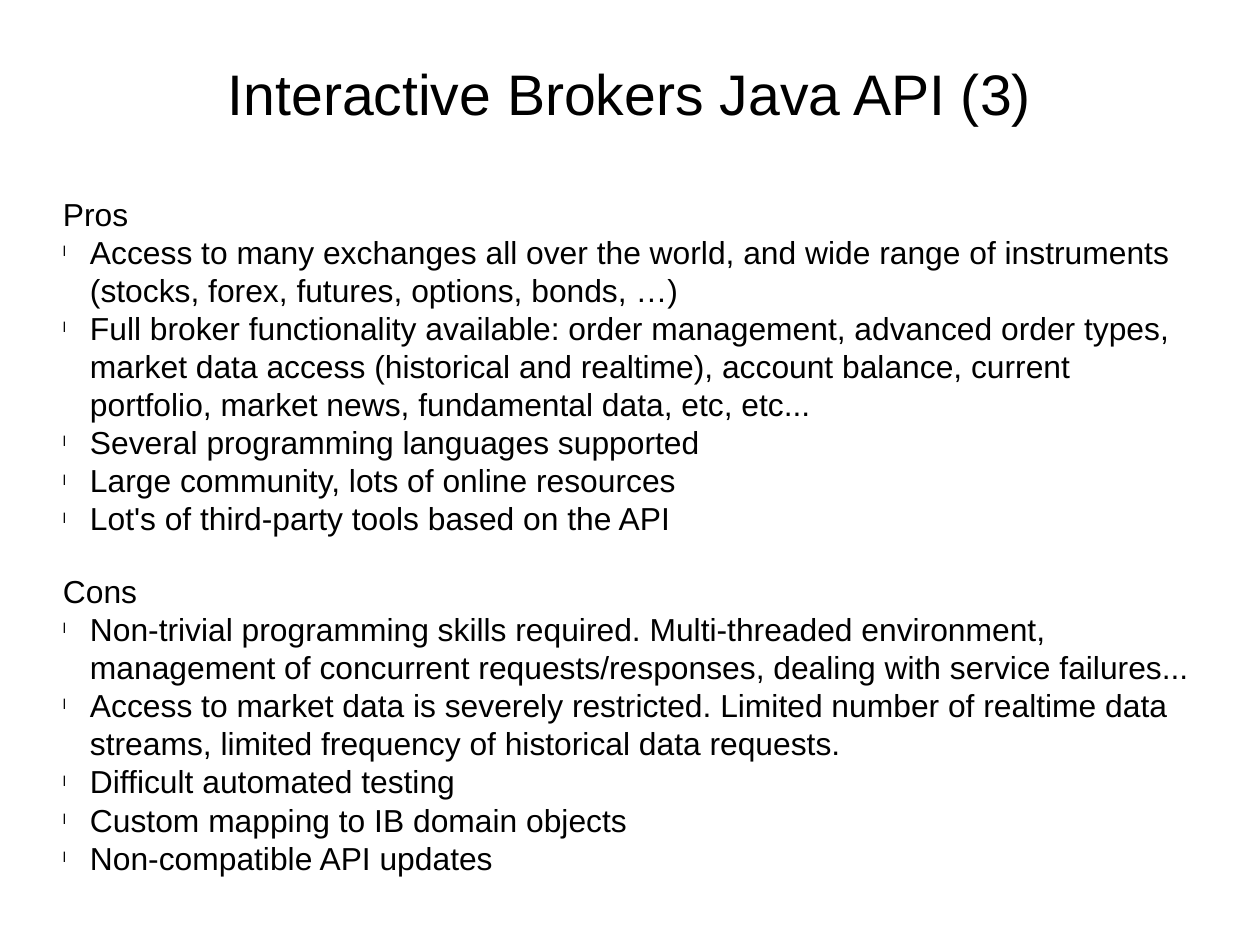
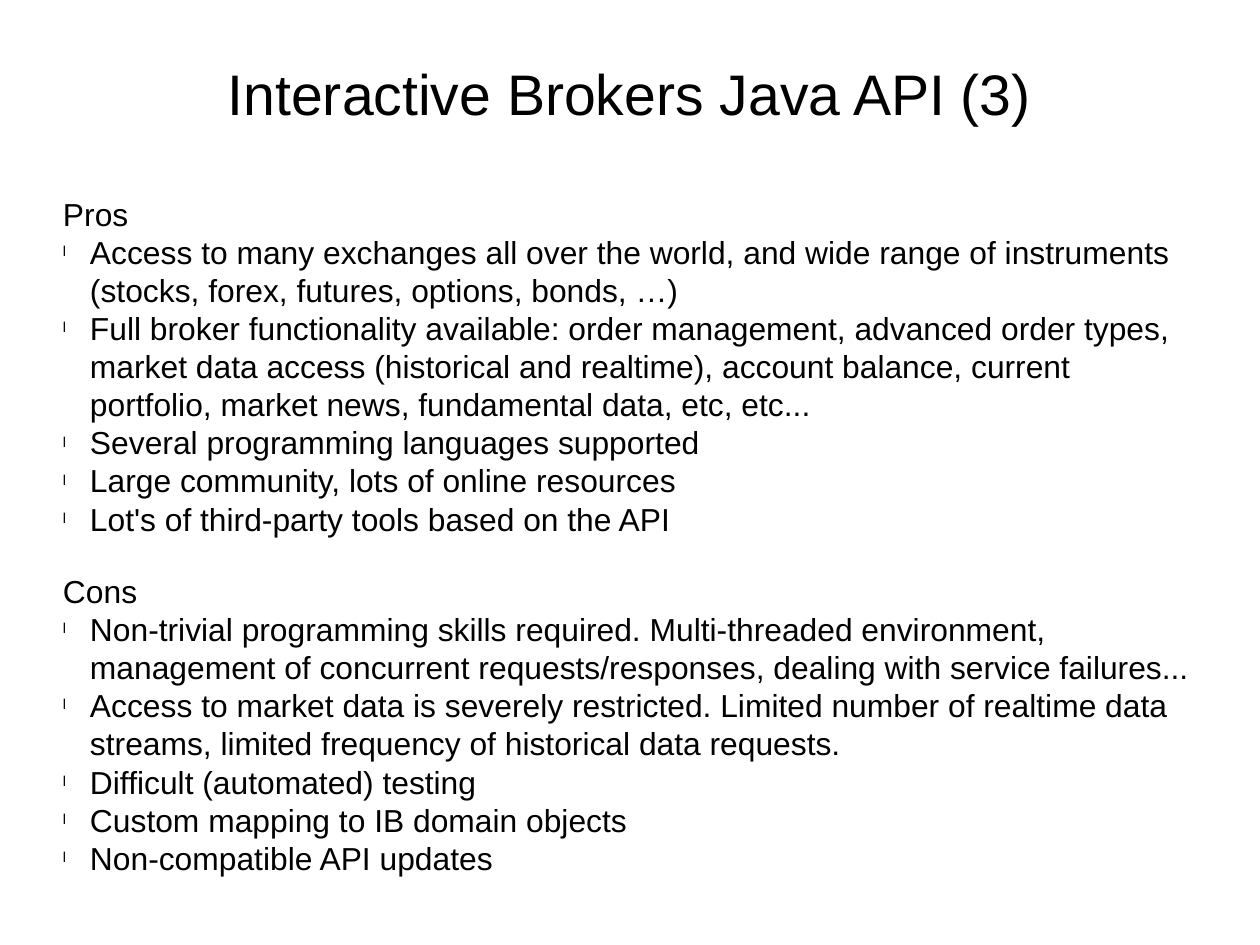
Before and after one commit to jan-x-marek/sandbox, a slide deck: slide 17 of doc/algo_trading.pptx. Drawn at 1260x945 pixels with LibreOffice and Linux fonts; fonts in the diff are those of the drawing. Boxes give left, top, right and bottom in pixels: in the first picture for what was removed or moved away, otherwise in the second. Text is boxed around its words. In the diff, an @@ line names an element or a change of style, - is before the commit and + after.

```diff
--- a/doc/algo_trading.pptx
+++ b/doc/algo_trading.pptx
@@ text at (x1=90, y1=771, x2=477, y2=799): text changed @@
-l Difficult automated testing
+l Difficult (automated) testing
```
Also in this commit, not shown: 3 other slides changed.
